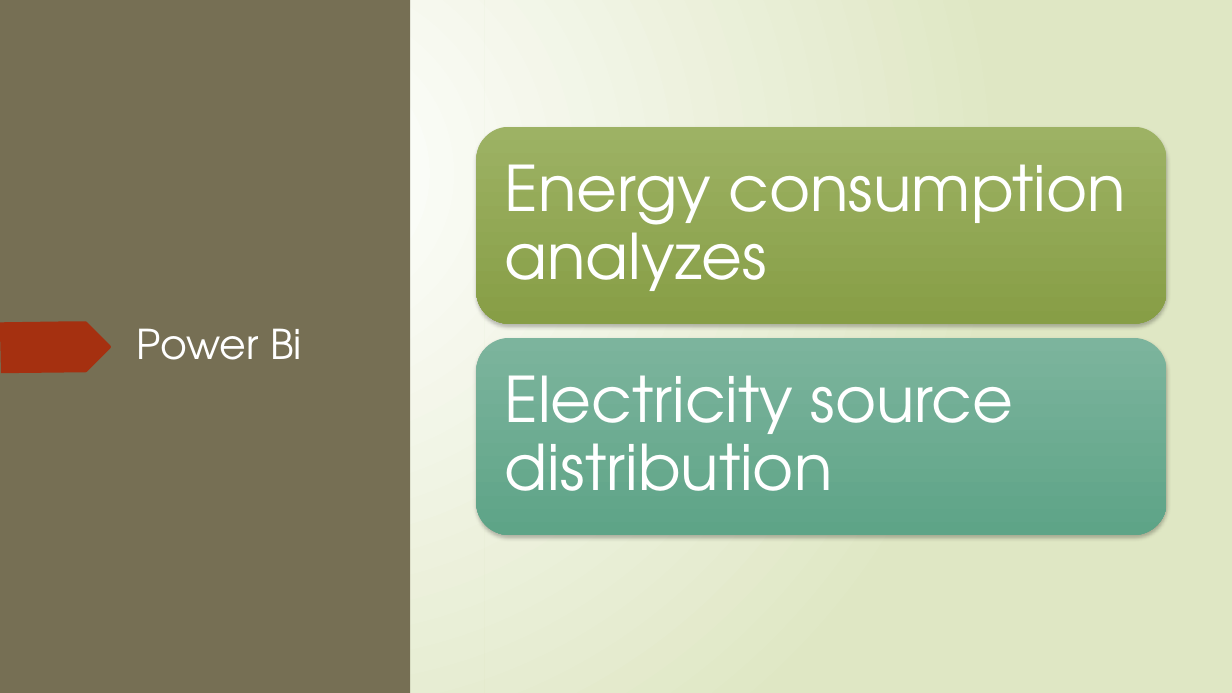
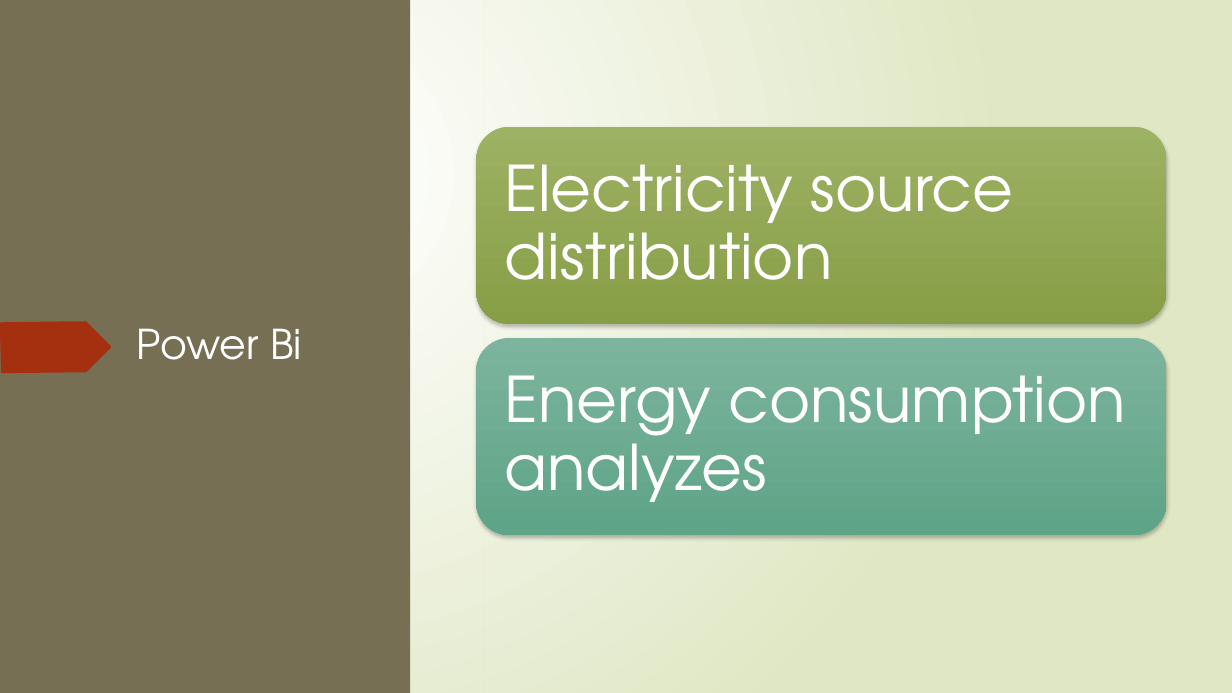
Before and after one commit to nscodechris/final_exam_aw_academy, a slide deck: slide 5 of Presentation1.pptx. Drawn at 1232x693 pixels with LibreOffice and Linux fonts; fonts in the diff are those of the drawing. Boxes give left, top, right and bottom in pixels: in the first picture for what was removed or moved away, otherwise in the second. Text is boxed around its words. In the diff, an @@ line names an element or a change of style, - is before the commit and + after.

```diff
--- a/Presentation1.pptx
+++ b/Presentation1.pptx
@@ text "Electricity source distribution": place and size @@
-text "Electricity source distribution" at (505,375,1013,491)
+text "Electricity source distribution" at (505,164,1013,280)
@@ text "Energy consumption analyzes": place and size @@
-text "Energy consumption analyzes" at (505,164,1126,291)
+text "Energy consumption analyzes" at (505,375,1126,502)
```
Also in this commit, not shown: 2 other slides changed.
